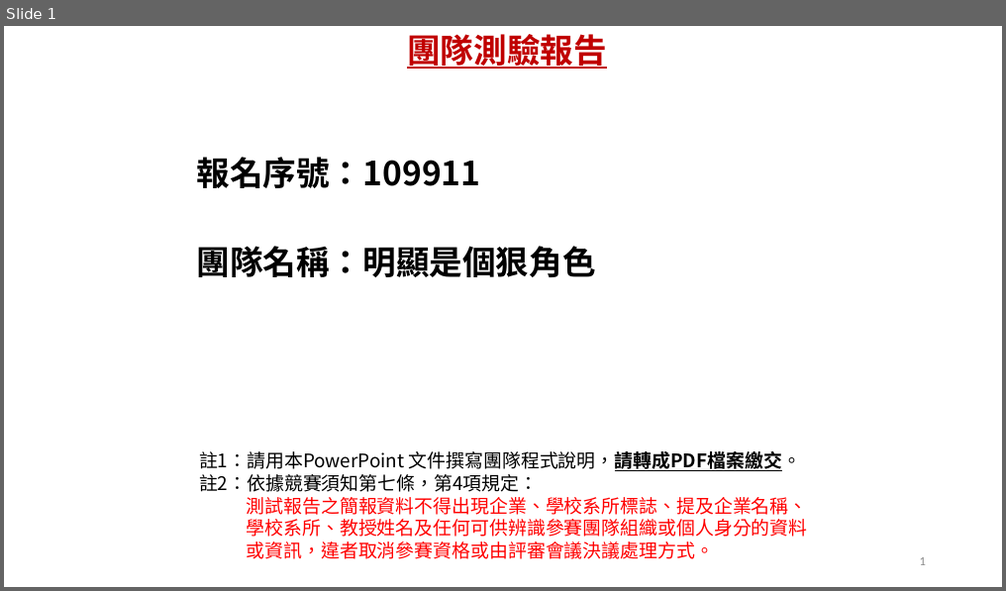
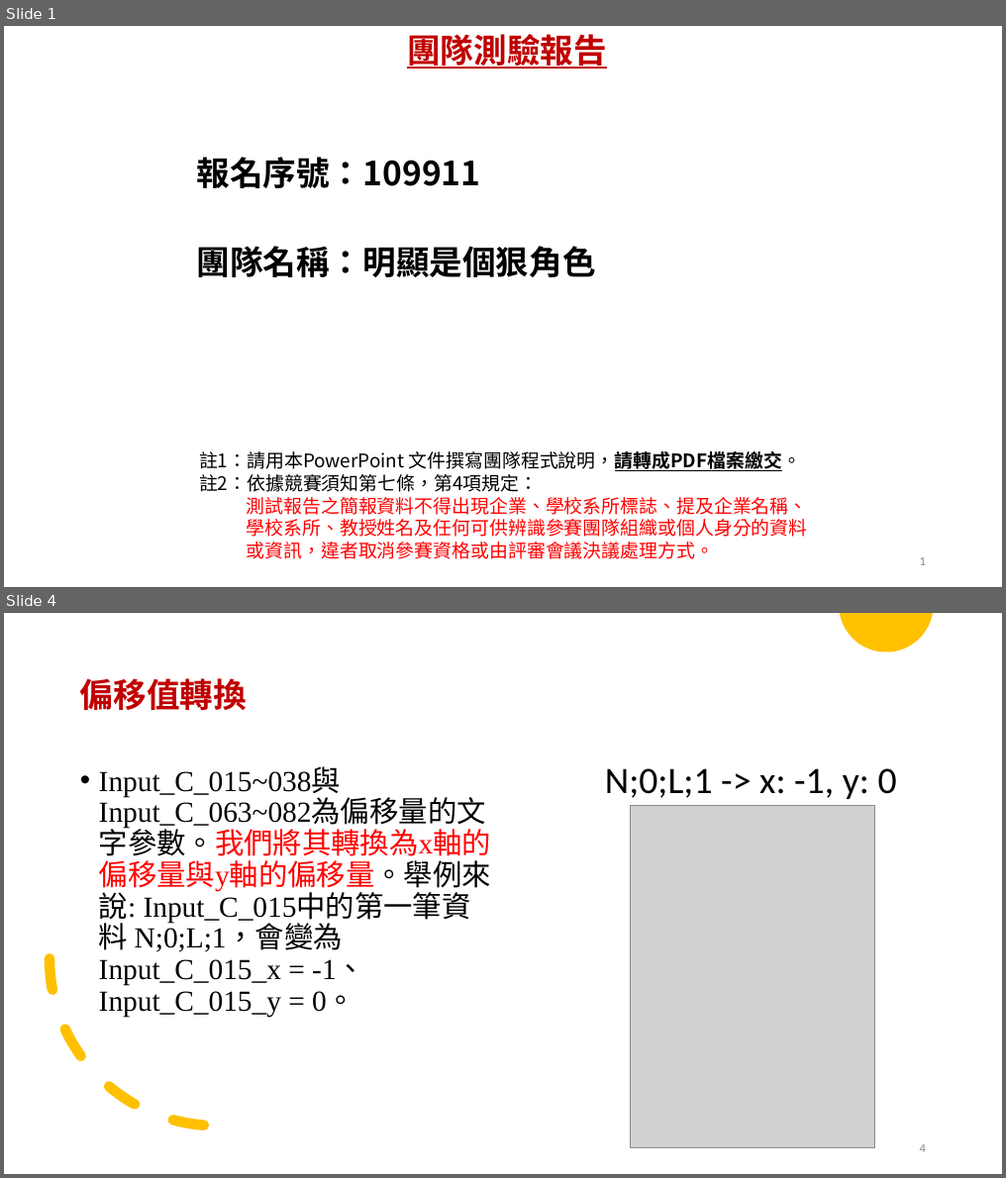
Before and after one commit to r05323028/imbd2020, a slide deck: results/109911_TestReport.pptx. Shown one above the other, each under a label of ours: slide 1 before the commit, slides 1 and 4 after it; the slides between them are not shown. The pictures are 1006x591 and 1006x1178 pixels, drawn with LibreOffice and Linux fonts; fonts in the diff are those of the drawing; grey boxes stand for pictures. Boxes give left, top, right and bottom in pixels: in the first picture for what was removed or moved away, otherwise in the second. Text is boxed around its words. In the diff, an @@ line names an element or a change of style, - is before the commit and + after.

```diff
--- a/results/109911_TestReport.pptx
+++ b/results/109911_TestReport.pptx
@@ slide 4 added at (x1=4, y1=613, x2=1002, y2=1174), background #FFFFFF @@
@@ freeform shape added at (x1=840, y1=613, x2=933, y2=652), fill #FFC000 @@
@@ title added at (x1=80, y1=678, x2=247, y2=710), 32 pt, text #C00000, bold @@
+偏移值轉換
@@ text added at (x1=99, y1=768, x2=491, y2=1017), 28 pt, text #000000 @@
+• Input_C_015~038與Input_C_063~082為偏移量的文字參數。我們將其轉換為x軸的偏移量與y軸的偏移量。舉例來說: Input_C_015中的第一筆資料 N;0;L;1，會變為 Input_C_015_x = -1、 Input_C_015_y = 0。
@@ text added at (x1=605, y1=768, x2=897, y2=799), 36 pt, text #000000 @@
+N;0;L;1 -> x: -1, y: 0
@@ arc (boxed as its full ellipse) added at (x1=50, y1=792, x2=384, y2=1127), outline #FFC000 10 pt dashed @@
@@ picture added at (x1=630, y1=805, x2=874, y2=1149) @@
@@ page number added at (x1=920, y1=1145, x2=926, y2=1153), 12 pt, text #8C8C8C @@
+4
```
Also in this commit, not shown: 3 slides changed, 13 other slides added, 1 slide removed, 3 other files.
